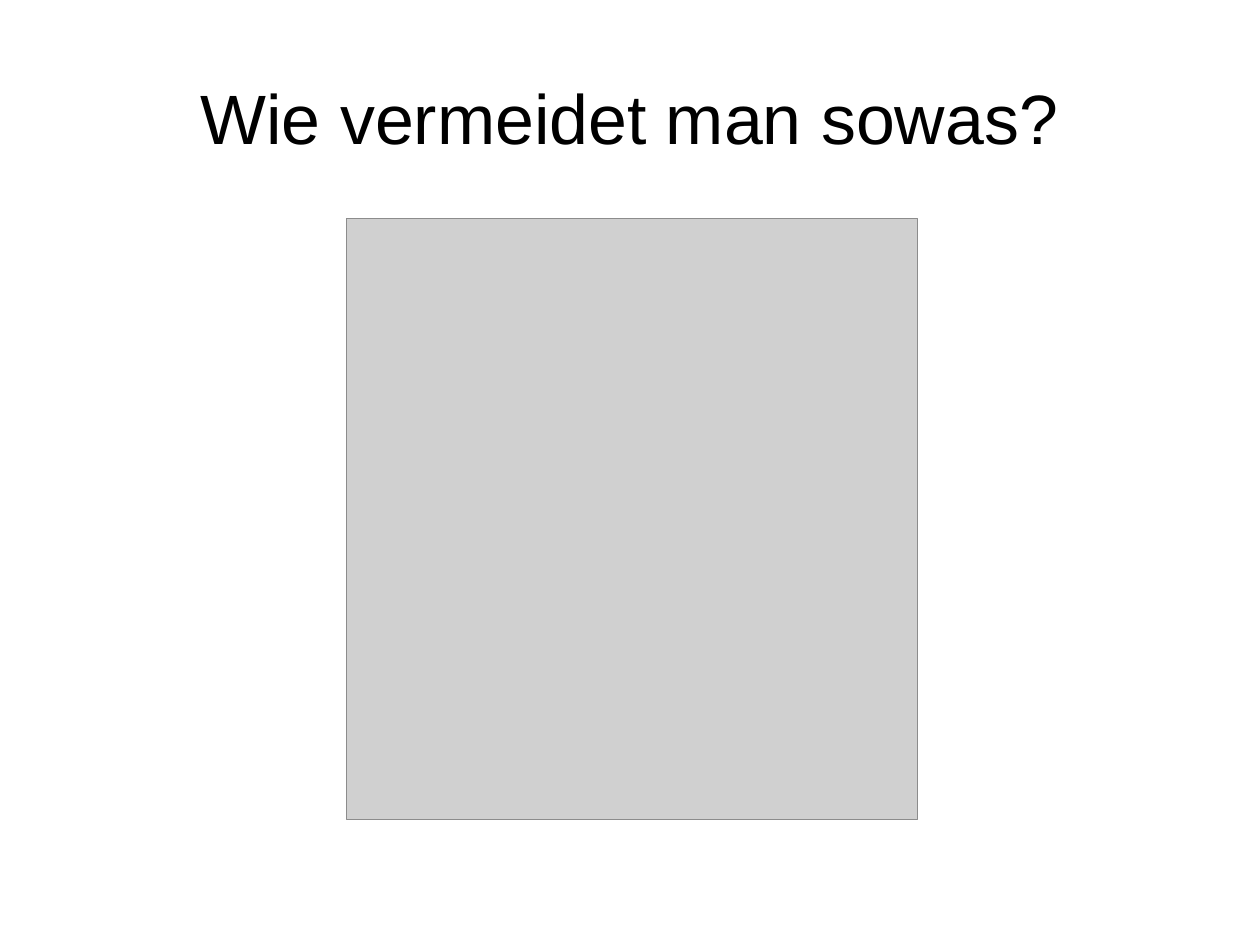
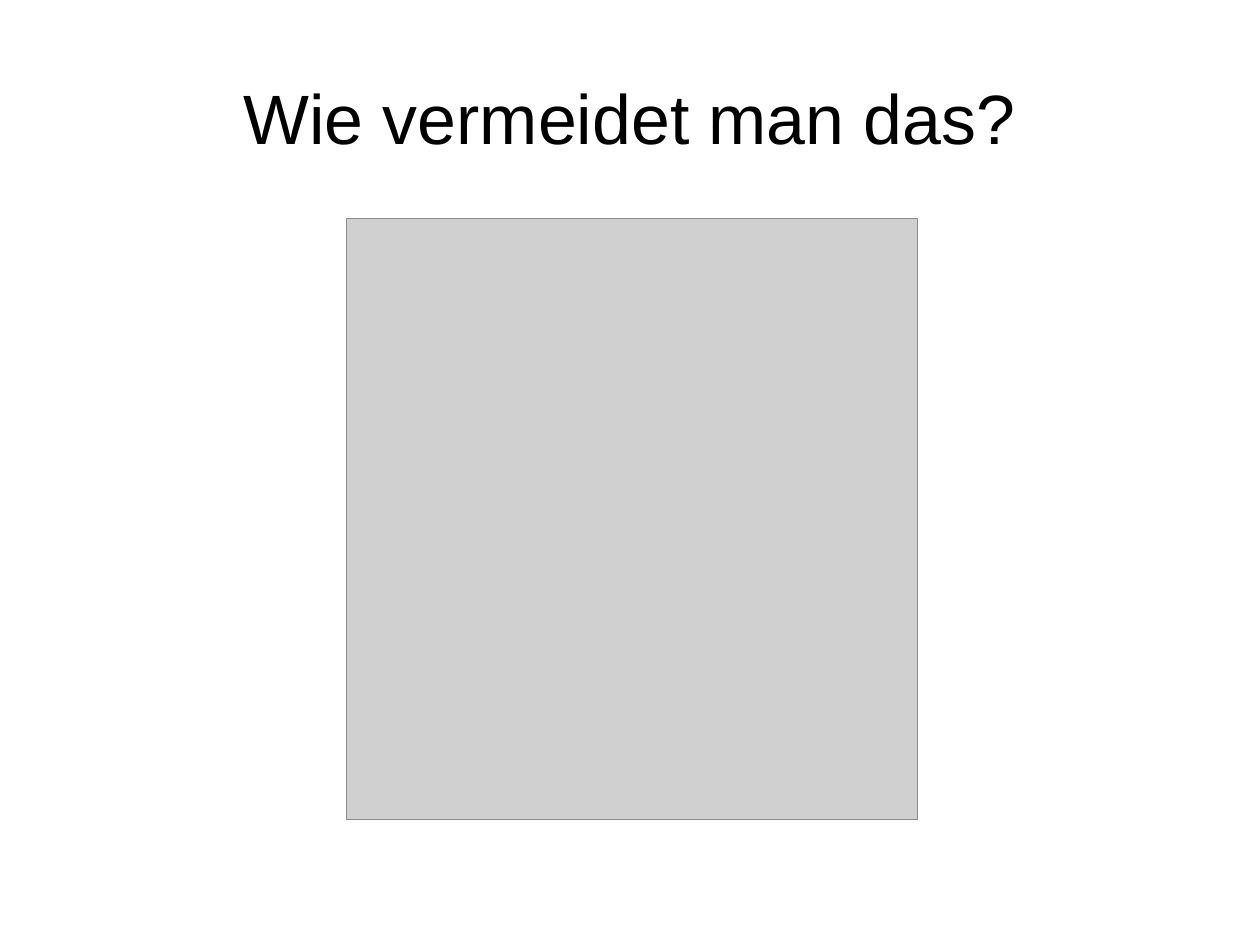
Before and after one commit to Weltraumschaf/Slides, a slide deck: slide 8 of CleanCode/Clean_Code.odp. Drawn at 1260x945 pixels with LibreOffice and Linux fonts; fonts in the diff are those of the drawing; grey boxes stand for pictures. Boxes give left, top, right and bottom in pixels: in the first picture for what was removed or moved away, otherwise in the second. Text is boxed around its words. In the diff, an @@ line names an element or a change of style, - is before the commit and + after.

```diff
--- a/CleanCode/Clean_Code.odp
+++ b/CleanCode/Clean_Code.odp
@@ title at [243, 93, 1015, 145]: text changed @@
-Wie vermeidet man sowas?
+Wie vermeidet man das?
```
Also in this commit, not shown: 7 other slides changed, 1 other file.
